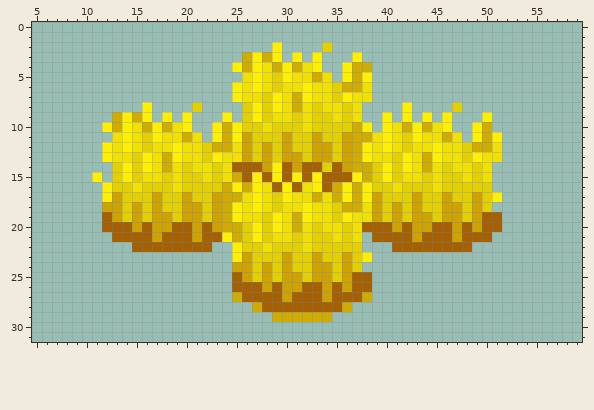
File history of a pixel-art sprite, sprites/EffectWheatDefault0.png. Above, as it was before the edit.
The file is 64x64 pixels. Shown: x 5..59, y 0..31.
After the commit:
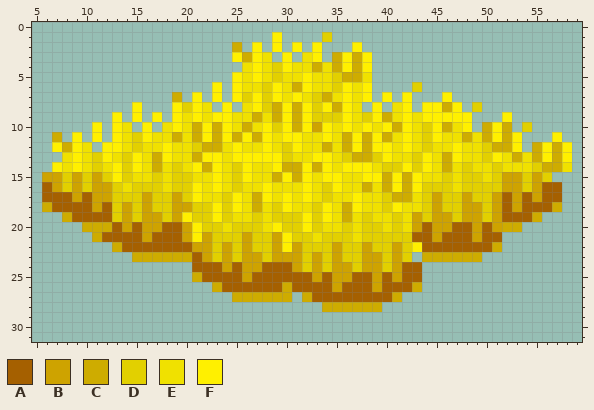
Palette (. is transparent): A #a56000  B #cea300  C #ceac00  D #e2d000  E #f0e100  F #fff000
From old to new:
Changed rows in their new state; - is an unchanged pixel.
first column x 6:
 1 -----------------------F----D------------------------
 2 -------------------C-F---F-F.--F---------------------
 3 -------------------F--E.F.E--CFCF--------------------
 4 -------------------.E--D-E-CEC--F--------------------
 5 -------------------F----E-FE-DC-E--------------------
 6 -----------------F---EDF-C----FEF----D---------------
 7 -------------C-F-F--DF---FEDCE--F-F-F---F------------
 8 ---------F.--FDFE-F-E--CF-F-FCF--F-E--FFCF-D---------
 9 -------F.F.F.FEFEF-EECECFCF--DF-DFCE-E-F-FF-.-F------
10 -----F.FE.F.EFECFCFECEF-FCFBFEFE-E-CFEDFCEF.-FC-D----
11 -C-F-F-FEDFE-CECFCFCFCFEFFEEFECF-FC-FEDFE-CE--CF---F-
12 -FCFE--FEDE-FE-DC-EFEEFEDFEECECFCF--F-DE-FEEDCCF-CFCF
13 --EFED--DFECFE-CF--FFFFFDEEFFED-CDFEEDFECFEEDFECECFCF
14 -FEFEDEFDFECEDEFCF-DFEE-CCFCFEFFFED--DF-C-DE-DEEEDCCE
15 BBDBDBDFDE-DED-E-F-DFEECFCFEFFEEFFCFCFE--ED--DBBDBD--
16 ABDBDBB-ED--ED-FEFEDEEFEEEFEDFEECECFCF-D-E---DBBDBAA-
17 AAABABBD--BD-BDFEEDF-CFE--FEDEEFEE-CCE-BD-BD-BABABAA-
18 CAAAABADBDBD-B-D-FD--C--F-EDFE-F-E-FEE-BDDB--BABAAAC-
19 --CAAA-DBDB-DBFD-FDE-DEDDD-DFEC-DEEDE-DB-DB-DBAAAC---
20 ----CCC-BAB-A-BFDDED-DE-DDF-----DDEDE-ABBA---BCC-----
21 -----CA---BA--BFBDDDBD-BF-DE-D--DDDDDA-B-A-B-A-------
22 -------CA------BBDBDB-DBFBD--B--BDDBDF-----AAC-------
23 ---------CCCCCCABDBD-B-B-B---BD-BBDBD-CCCCCC---------
24 ---------------AAABA-BAAAB--DB--BBDBAA---------------
25 ---------------CAAA--AAAAAA-AB---BABAA---------------
26 -----------------CA---A-CA--ABA--BAAAC---------------
27 --------------------CCCCC.C-A---AAAC-----------------
28 ---------------------.......CC-CCC-------------------
29 -----------------------......------------------------
Where, in picture pixels (left, top, right, bottom), the same in both pictures:
changed: (42, 32, 572, 322)
